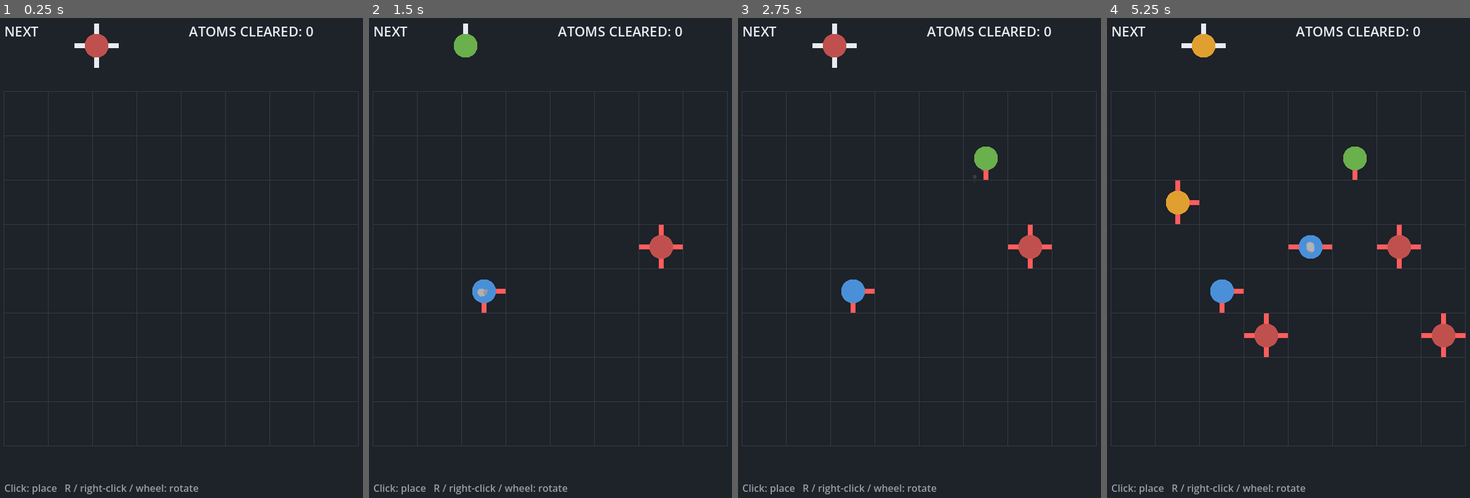
Above: before the commit, frames 1-4 (left to right).
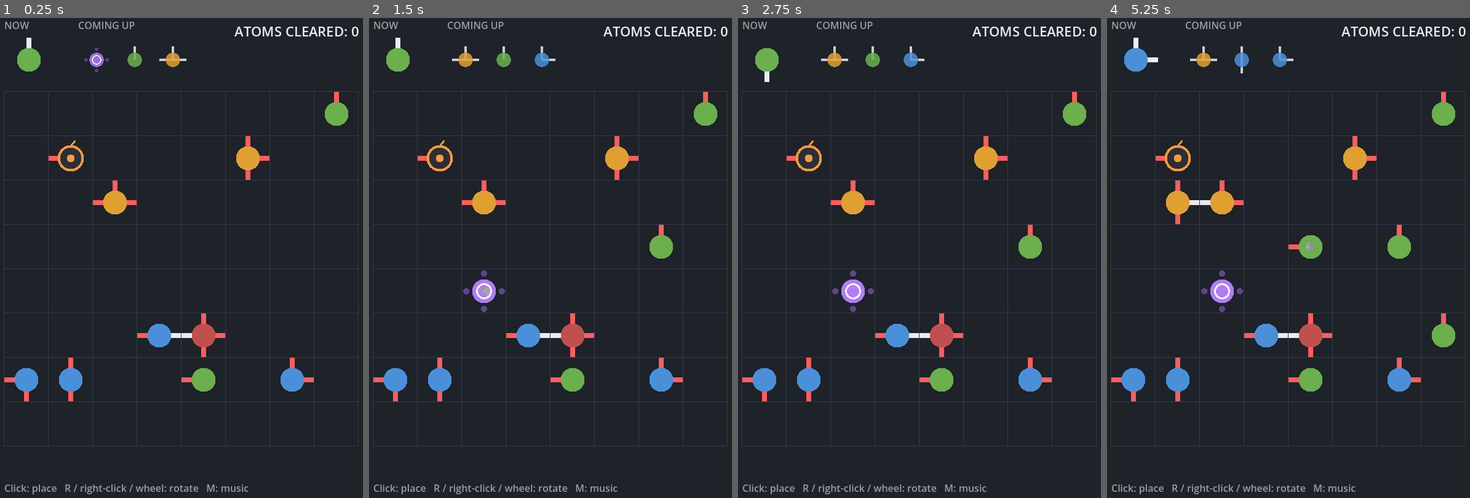
Above: after the commit, the same moments.

Repository: Olesch/Molecules-Godot
Game: Godot game, scene res://main.tscn
Two runs of this game, one before a commit and one after it. Both use one fixed random seed, a clock stepped at 60 frames per second and the inputs below. Sound files missing from this copy of the repository are replaced by a short silence.
Inputs (mouse positions are in pixels of both pictures, inside the frame that each line leads up to):
- Up to frame 1 (0.25 s): no input
- Up to frame 2 (1.5 s): tap Enter at 0.5 s; move the mouse to (648, 234) at 0.52 s; tap M at 0.6, 1.35 s; click (648, 234) at 0.67 s; tap Space at 0.77 s; move the mouse to (463, 282) at 1.27 s; click (463, 282) at 1.42 s
- Up to frame 3 (2.75 s): tap Space at 1.52 s; move the mouse to (963, 147) at 2.02 s; tap R at 2.1 s; click (963, 147) at 2.17 s; tap M at 2.3 s
- Up to frame 4 (5.25 s): tap Space at 2.75, 3.02, 3.77, 4.52, 5 s; move the mouse to (1266, 358) at 2.77 s; tap Enter at 2.85, 3.5 s; click (1266, 358) at 2.92 s; tap M at 3.05, 3.6, 4.35 s; move the mouse to (1422, 330) at 3.52 s; click (1422, 330) at 3.67 s; move the mouse to (1154, 186) at 4.27 s; click (1154, 186) at 4.42 s; move the mouse to (1310, 258) at 5.02 s; tap R at 5.1 s; click (1310, 258) at 5.17 s

The runs differ from the first frame. In frame 1, 4.8% of the frame differs, in the area x 1-99%, y 0-99%; in frame 2, 5.4%; in frame 3, 5.5%; in frame 4, 6.2%.

Commit message:
Add wildcard atoms, preplaced atoms, 4-atom queue preview and chiptune music
Co-Authored-By: Claude Sonnet 5.5 <noreply@anthropic.com>

Diff:
--- a/new-game-project/scripts/atoms.gd
+++ b/new-game-project/scripts/atoms.gd
@@ -13,6 +13,10 @@
 const BOMB := 16 ## When its molecule clears, also wipes the surrounding atoms.
 const BLAST_RADIUS := 1
 const BOMB_CHANCE := 0.12
+## A wildcard has no connections of its own: it links to every neighbour that points
+## at it and never leaves an open end. It cannot clear on its own (a molecule needs 2+ atoms).
+const WILD := 32
+const WILD_CHANCE := 0.08
 
 ## Grid step for each bit index.
 const OFFSETS: Array[Vector2i] = [
@@ -56,7 +60,13 @@
 	return (atom & BOMB) != 0
 
 
+static func is_wild(atom: int) -> bool:
+	return (atom & WILD) != 0
+
+
 static func random_atom(rng: RandomNumberGenerator) -> int:
+	if rng.randf() < WILD_CHANCE:
+		return WILD
 	var atom := random_shape(rng)
 	if rng.randf() < BOMB_CHANCE:
 		atom |= BOMB
--- a/new-game-project/scripts/board.gd
+++ b/new-game-project/scripts/board.gd
@@ -38,13 +38,30 @@
 	return true
 
 
+func _is_valid_atom(atom: int) -> bool:
+	if atom == Atoms.WILD:
+		return true
+	return (atom & Atoms.CONNECTION_BITS) != 0 and (atom & ~(Atoms.CONNECTION_BITS | Atoms.BOMB)) == 0
+
+
 ## True if the connection of the atom at p pointing in direction dir is answered
-## by an atom next door pointing back.
+## by an atom next door pointing back, or by a wildcard.
 func is_bonded(p: Vector2i, dir: int) -> bool:
 	if not (get_atom(p) & (1 << dir)):
 		return false
 	var n := p + Atoms.OFFSETS[dir]
-	return in_bounds(n) and (get_atom(n) & (1 << Atoms.opposite(dir))) != 0
+	if not in_bounds(n):
+		return false
+	var other := get_atom(n)
+	return (other & (1 << Atoms.opposite(dir))) != 0 or Atoms.is_wild(other)
+
+
+## True if p and its neighbour in direction dir belong to the same molecule.
+func is_linked(p: Vector2i, dir: int) -> bool:
+	if is_bonded(p, dir):
+		return true
+	var n := p + Atoms.OFFSETS[dir]
+	return Atoms.is_wild(get_atom(p)) and in_bounds(n) and (get_atom(n) & (1 << Atoms.opposite(dir))) != 0
 
 
 ## Places an atom and returns every cell cleared by it: the closed molecule plus
@@ -55,7 +72,7 @@
 	var cleared: Array[Vector2i] = []
 	last_cleared_masks.clear()
 	last_exploded.clear()
-	if (mask & Atoms.CONNECTION_BITS) == 0 or (mask & ~(Atoms.CONNECTION_BITS | Atoms.BOMB)) != 0 or not is_empty(p):
+	if not _is_valid_atom(mask) or not is_empty(p):
 		return cleared
 	_cells[p.y * width + p.x] = mask
 	var group := molecule_at(p)
@@ -100,7 +117,7 @@
 		var cur: Vector2i = stack.pop_back()
 		group.append(cur)
 		for dir in 4:
-			if is_bonded(cur, dir):
+			if is_linked(cur, dir):
 				var n: Vector2i = cur + Atoms.OFFSETS[dir]
 				if not seen.has(n):
 					seen[n] = true
@@ -109,11 +126,32 @@
 
 
 ## A group is closed when every connection of every member is bonded.
+## A lone atom (e.g. a wildcard) never counts.
 func is_closed(group: Array[Vector2i]) -> bool:
-	if group.is_empty():
+	if group.size() < 2:
 		return false
 	for c in group:
 		for dir in 4:
 			if (get_atom(c) & (1 << dir)) and not is_bonded(c, dir):
 				return false
 	return true
+
+
+## Scatters up to count random atoms with random rotation, skipping any that would
+## complete a molecule (those would never clear, since nothing can attach to them).
+func preplace(count: int, rng: RandomNumberGenerator) -> void:
+	var placed := 0
+	var tries := 0
+	while placed < count and tries < count * 20:
+		tries += 1
+		var p := Vector2i(rng.randi_range(0, width - 1), rng.randi_range(0, height - 1))
+		if get_atom(p) != 0:
+			continue
+		var atom := Atoms.random_atom(rng)
+		for i in rng.randi_range(0, 3):
+			atom = Atoms.rotate_cw(atom)
+		_cells[p.y * width + p.x] = atom
+		if is_closed(molecule_at(p)):
+			_cells[p.y * width + p.x] = 0
+			continue
+		placed += 1
--- a/new-game-project/scripts/main.gd
+++ b/new-game-project/scripts/main.gd
@@ -20,12 +20,15 @@
 const STUB_OPEN := Color("ff5d5d")
 
 const SFX_NAMES: Array[String] = ["place", "rotate", "clear", "lose", "invalid", "explode"]
+const PREPLACED := 10
+const QUEUE_SIZE := 4 ## the held atom plus the ones coming after it
+const WILD_COLOR := Color("b07cff")
 const SHAKE_MAX := 22.0
 const POP_TIME := 0.18
 
 var _board: Board
 var _rng := RandomNumberGenerator.new()
-var _next_mask := 0
+var _queue: Array[int] = []
 var _score := 0
 var _game_over := false
 var _hover := Vector2i(-1, -1)
@@ -36,6 +39,7 @@
 var _pop_age := {} # Vector2i -> seconds since the atom was placed
 var _trauma := 0.0
 var _sfx := {}
+var _music: AudioStreamPlayer
 
 
 func _ready() -> void:
@@ -47,14 +51,33 @@
 			player.stream = load(path)
 			add_child(player)
 			_sfx[sfx_name] = player
+	_start_music()
 	_new_game()
+
+
+func _start_music() -> void:
+	const PATH := "res://assets/music/theme.wav"
+	if not ResourceLoader.exists(PATH):
+		return
+	var stream: AudioStreamWAV = load(PATH).duplicate()
+	stream.loop_mode = AudioStreamWAV.LOOP_FORWARD
+	stream.loop_begin = 0
+	stream.loop_end = int(stream.get_length() * stream.mix_rate)
+	_music = AudioStreamPlayer.new()
+	_music.stream = stream
+	_music.volume_db = -7.0
+	add_child(_music)
+	_music.play()
 
 
 func _new_game() -> void:
 	_board = Board.new(BOARD_W, BOARD_H)
 	_score = 0
 	_game_over = false
-	_next_mask = Atoms.random_atom(_rng)
+	_board.preplace(PREPLACED, _rng)
+	_queue.clear()
+	for i in QUEUE_SIZE:
+		_queue.append(Atoms.random_atom(_rng))
 	_fx.clear()
 	_popups.clear()
 	_pop_age.clear()
@@ -99,6 +122,9 @@
 		match event.keycode:
 			KEY_R, KEY_SPACE:
 				_rotate_next()
+			KEY_M:
+				if _music:
+					_music.stream_paused = not _music.stream_paused
 			KEY_ENTER:
 				if _game_over:
 					_new_game()
@@ -107,9 +133,11 @@
 func _rotate_next(clockwise := true) -> void:
 	if _game_over:
 		return
+	if Atoms.is_wild(_queue[0]):
+		return
 	var times := 1 if clockwise else 3
 	for i in times:
-		_next_mask = Atoms.rotate_cw(_next_mask)
+		_queue[0] = Atoms.rotate_cw(_queue[0])
 	_play("rotate", 1.0, 0.04)
 	queue_redraw()
 
@@ -124,9 +152,10 @@
 		_play("invalid")
 		_trauma = minf(1.0, _trauma + 0.12)
 		return
-	var cleared := _board.place(p, _next_mask)
+	var cleared := _board.place(p, _queue[0])
 	_score += cleared.size()
-	_next_mask = Atoms.random_atom(_rng)
+	_queue.pop_front()
+	_queue.append(Atoms.random_atom(_rng))
 	if cleared.is_empty():
 		_pop_age[p] = 0.0
 		_play("place", 1.0, 0.05)
@@ -231,20 +260,24 @@
 
 	# Hover preview (a bomb also shows its blast area).
 	if not _game_over and _board.is_empty(_hover):
-		if Atoms.is_bomb(_next_mask):
+		if Atoms.is_bomb(_queue[0]):
 			var r := Atoms.BLAST_RADIUS
 			var area := Rect2(origin + Vector2(_hover - Vector2i(r, r)) * CELL, Vector2.ONE * CELL * (2 * r + 1))
 			draw_rect(area, Color(BLAST_COLOR, 0.12))
 			draw_rect(area, Color(BLAST_COLOR, 0.5), false, 2.0)
-		_draw_atom(_cell_center(_hover), _next_mask, 0.45, Vector2i(-1, -1))
+		_draw_atom(_cell_center(_hover), _queue[0], 0.45, Vector2i(-1, -1))
 
 	_draw_fx(font)
 
 	# Header: next atom and score.
-	draw_string(font, Vector2(origin.x, 40), "NEXT", HORIZONTAL_ALIGNMENT_LEFT, -1, 22, STUB_OK)
-	_draw_atom(Vector2(origin.x + 150, 55), _next_mask, 1.0, Vector2i(-1, -1))
-	draw_string(font, Vector2(origin.x + 300, 40), "ATOMS CLEARED: %d" % _score, HORIZONTAL_ALIGNMENT_LEFT, -1, 22, STUB_OK)
-	draw_string(font, Vector2(origin.x, size.y - 20), "Click: place   R / right-click / wheel: rotate", HORIZONTAL_ALIGNMENT_LEFT, -1, 16, GRID_COLOR.lightened(0.5))
+	var dim := GRID_COLOR.lightened(0.5)
+	draw_string(font, Vector2(origin.x, 28), "NOW", HORIZONTAL_ALIGNMENT_LEFT, -1, 16, dim)
+	_draw_atom(Vector2(origin.x + 40, 78), _queue[0], 1.0, Vector2i(-1, -1))
+	draw_string(font, Vector2(origin.x + 120, 28), "COMING UP", HORIZONTAL_ALIGNMENT_LEFT, -1, 16, dim)
+	for i in range(1, _queue.size()):
+		_draw_atom(Vector2(origin.x + 150 + (i - 1) * 62, 78), _queue[i], 0.85, Vector2i(-1, -1), 0.6)
+	draw_string(font, Vector2(origin.x, 40), "ATOMS CLEARED: %d" % _score, HORIZONTAL_ALIGNMENT_RIGHT, BOARD_W * CELL, 22, STUB_OK)
+	draw_string(font, Vector2(origin.x, size.y - 20), "Click: place   R / right-click / wheel: rotate   M: music", HORIZONTAL_ALIGNMENT_LEFT, -1, 16, GRID_COLOR.lightened(0.5))
 
 	if _game_over:
 		draw_rect(Rect2(Vector2(-40, -40), size + Vector2(80, 80)), Color(0, 0, 0, 0.6))
@@ -254,6 +287,8 @@
 
 ## cell is the board cell used to tell open from bonded stubs; pass (-1,-1) to draw all stubs neutral.
 func _atom_color(atom: int) -> Color:
+	if Atoms.is_wild(atom):
+		return WILD_COLOR
 	if Atoms.is_bomb(atom):
 		return BOMB_COLOR
 	return COLORS[Atoms.connection_count(atom) - 1]
@@ -295,6 +330,16 @@
 	var body := _atom_color(mask)
 	body.a = alpha
 	draw_circle(center, CELL * 0.27 * scale, body)
+	if Atoms.is_wild(mask):
+		# Four sockets: lit when a neighbour's connection is plugged into the wildcard.
+		for dir in 4:
+			var lit := on_board and _board.is_linked(cell, dir)
+			var dot := STUB_OK if lit else WILD_COLOR.darkened(0.45)
+			dot.a = alpha
+			draw_circle(center + Vector2(Atoms.OFFSETS[dir]) * CELL * 0.4 * scale, CELL * 0.07 * scale, dot)
+		var core := Color.WHITE
+		core.a = alpha
+		draw_arc(center, CELL * 0.16 * scale, 0.0, TAU, 20, core, 3.0 * scale)
 	if Atoms.is_bomb(mask):
 		var ring := BLAST_COLOR
 		ring.a = alpha
--- a/new-game-project/tests/test_board.gd
+++ b/new-game-project/tests/test_board.gd
@@ -101,5 +101,56 @@
 	_check(b.place(Vector2i(0, 1), E | S | Atoms.BOMB).is_empty(), "open bomb molecule keeps everything")
 	_check(b.get_atom(Vector2i(1, 1)) == N, "neighbour intact")
 
+	# Wildcards: link to every neighbour pointing at them, never leave an open end.
+	_check(Atoms.rotate_cw(Atoms.WILD) == Atoms.WILD, "wildcard rotation is a no-op")
+	b = Board.new(5, 3)
+	_check(b.place(Vector2i(2, 1), Atoms.WILD).is_empty(), "lone wildcard does not clear")
+	b = Board.new(5, 3)
+	b.place(Vector2i(0, 0), E)
+	_check(b.place(Vector2i(1, 0), Atoms.WILD).size() == 2, "wildcard closes a single dangling end")
+	b = Board.new(5, 3)
+	b.place(Vector2i(0, 0), E)
+	b.place(Vector2i(2, 0), W)
+	_check(b.place(Vector2i(1, 0), Atoms.WILD).size() == 3, "wildcard bridges two atoms")
+	b = Board.new(5, 3)
+	b.place(Vector2i(0, 0), S)
+	_check(b.place(Vector2i(1, 0), Atoms.WILD).is_empty(), "atom not pointing at wildcard is unlinked")
+	b = Board.new(5, 3)
+	b.place(Vector2i(0, 0), E | S)
+	_check(b.place(Vector2i(1, 0), Atoms.WILD).is_empty(), "other open end still blocks the clear")
+	b = Board.new(5, 3)
+	b.place(Vector2i(1, 1), Atoms.WILD)
+	_check(b.place(Vector2i(2, 1), Atoms.WILD).is_empty(), "two wildcards do not link")
+	b = Board.new(5, 3)
+	b.place(Vector2i(0, 0), E)
+	b.place(Vector2i(1, 0), Atoms.WILD)
+	_check(b.get_atom(Vector2i(0, 0)) == 0, "wildcard placed second still cleared the first")
+
+	# Wildcard + bomb: wildcard is wiped by a blast like any other atom.
+	b = Board.new(5, 5)
+	b.place(Vector2i(2, 1), Atoms.WILD)
+	b.place(Vector2i(2, 2), E | Atoms.BOMB)
+	b.place(Vector2i(3, 2), W)
+	_check(b.is_empty(Vector2i(2, 1)), "blast wipes wildcard")
+
+	# Preplacement never leaves a closed (uncleareable) molecule.
+	var rng := RandomNumberGenerator.new()
+	rng.seed = 12345
+	for round in 20:
+		b = Board.new(8, 8)
+		b.preplace(10, rng)
+		var filled := 0
+		var stuck := false
+		for y in 8:
+			for x in 8:
+				var p := Vector2i(x, y)
+				if b.get_atom(p) != 0:
+					filled += 1
+					if b.is_closed(b.molecule_at(p)):
+						stuck = true
+		if filled == 0 or filled > 10 or stuck:
+			_check(false, "preplace round %d: filled=%d stuck=%s" % [round, filled, stuck])
+	_check(true, "preplace rounds done")
+
 	print("failures: ", _failed)
 	quit(1 if _failed > 0 else 0)
Not shown, added: new-game-project/assets/music/theme.wav.import
Not shown, added: new-game-project/assets/music/theme.wav
Not shown, added: new-game-project/tools/generate_music.py
